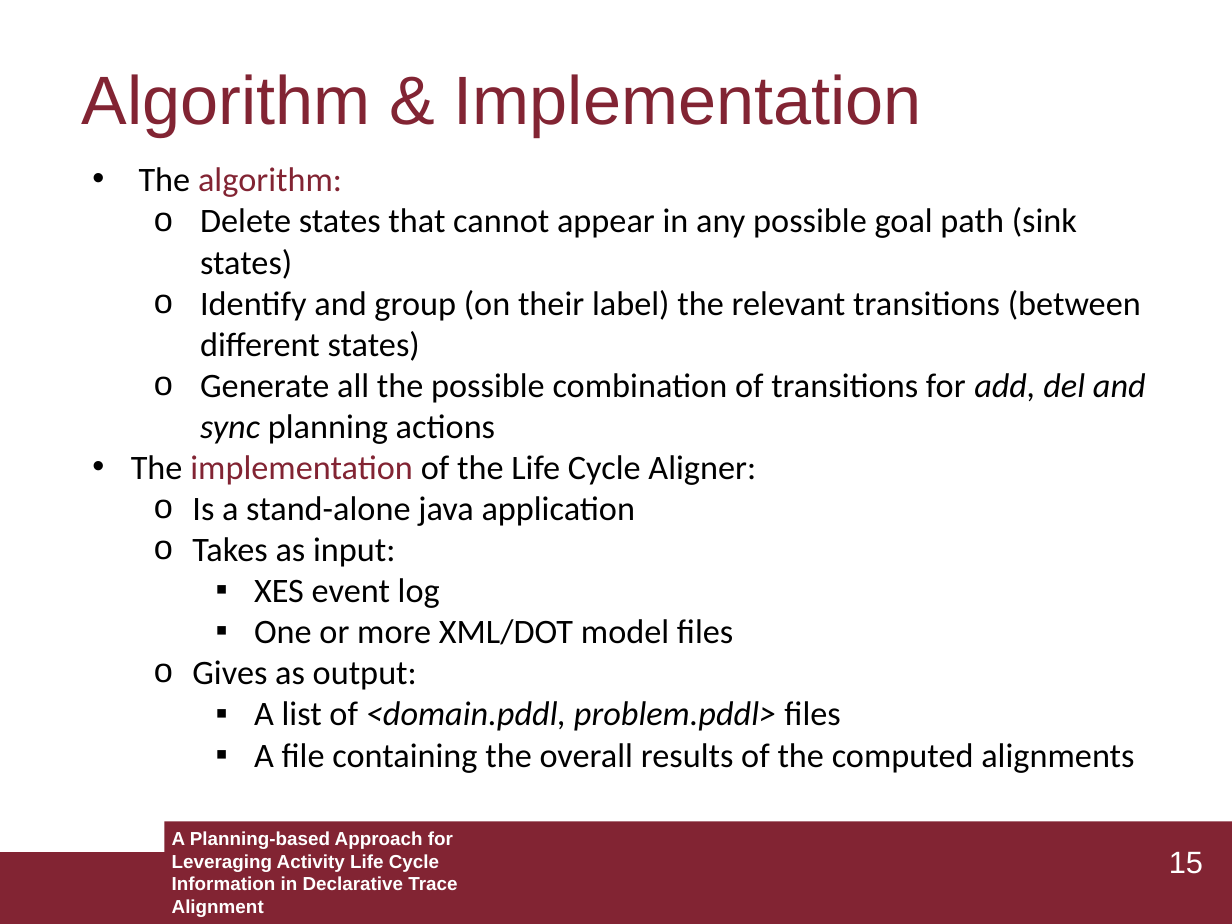
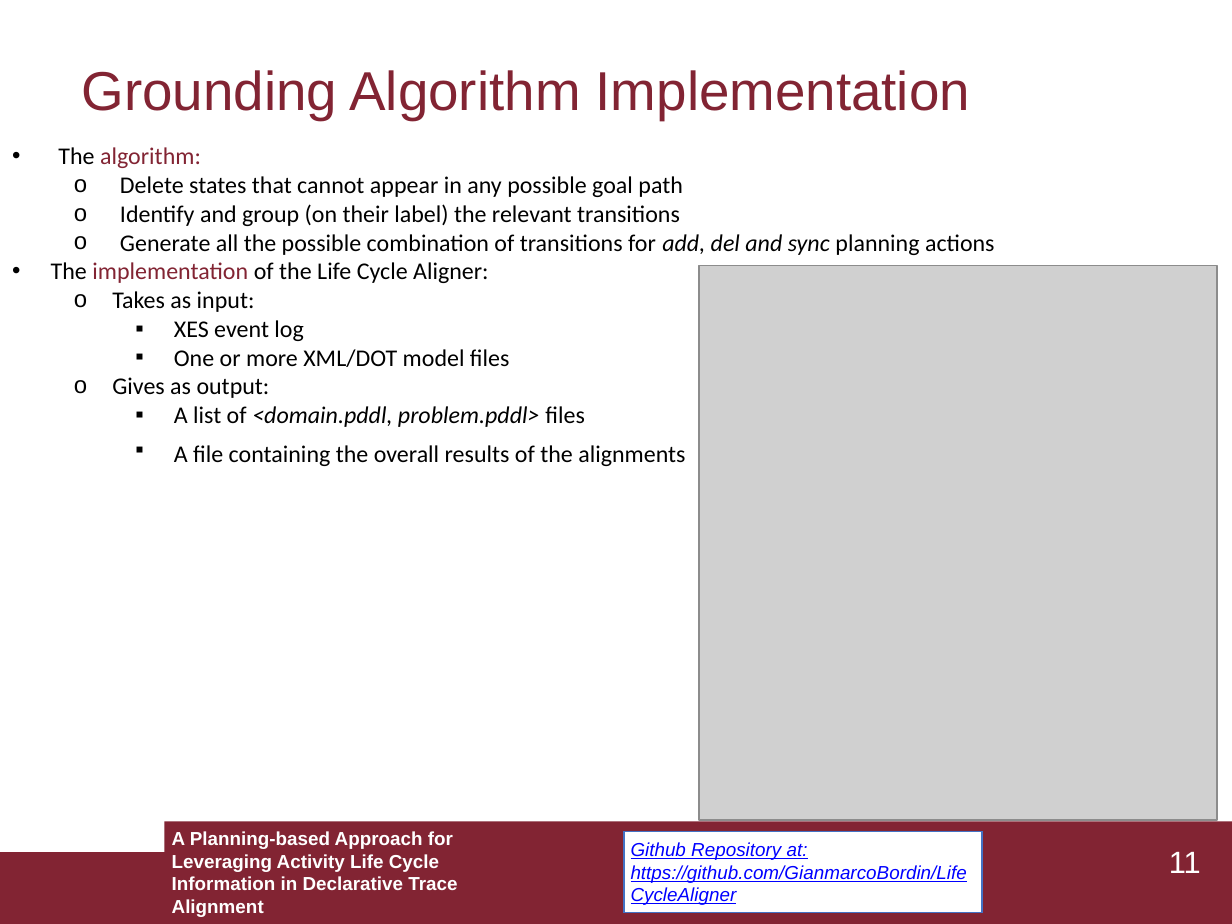
Before and after one commit to GianmarcoBordin/LifeCycleAligner, a slide deck: slide 11 of presentation/Thesis_presentation.pptx (slide 15 before the commit). Drawn at 1232x924 pixels with LibreOffice and Linux fonts; fonts in the diff are those of the drawing; grey boxes stand for pictures. Boxes give left, top, right and bottom in pixels: in the first picture for what was removed or moved away, otherwise in the second. Text is boxed around its words. In the diff, an @@ line names an element or a change of style, - is before the commit and + after.

Commit message:
commit to public repository

```diff
--- a/presentation/Thesis_presentation.pptx
+++ b/presentation/Thesis_presentation.pptx
@@ text at (82, 70, 970, 120): text changed; size 40 to 32 pt @@
-Algorithm & Implementation
+Grounding Algorithm Implementation
@@ text "The algorithm:": place and size @@
-text "The algorithm:" at (131, 167, 1146, 773)
+text "The algorithm:" at (51, 147, 995, 466)
@@ text at (51, 147, 995, 427): size 20 to 14 pt in "The algorithm:", "Generate all the possible combination of transitions ...", "The implementation of the Life Cycle Aligner:", "Takes as input:" and 4 more places @@
@@ text at (120, 176, 682, 226): text changed; size 20 to 14 pt @@
-  o Delete states that cannot appear in any possible goal path (sink states)
-  o Identify and group (on their label) the relevant transitions (between different states)
+  o Delete states that cannot appear in any possible goal path
+  o Identify and group (on their label) the relevant transitions
@@ picture added at (699, 266, 1216, 821) @@
@@ text at (174, 445, 685, 466): text changed; size 20 to 14 pt @@
-    ▪ A file containing the overall results of the computed alignments
+    ▪ A file containing the overall results of the alignments
@@ text at (192, 496, 636, 526): paragraph removed @@
-  o Is a stand-alone java application
@@ rectangle added at (625, 832, 982, 913), fill #FFFFFF, outline #4472C4 1 pt, 11 pt, text #0000FF, italic, underline @@
+Github Repository at: https://github.com/GianmarcoBordin/LifeCycleAligner
@@ page number at (1169, 851, 1201, 873): text changed @@
-15
+11
```
Also in this commit, not shown: 12 other slides changed, 6 slides removed.
